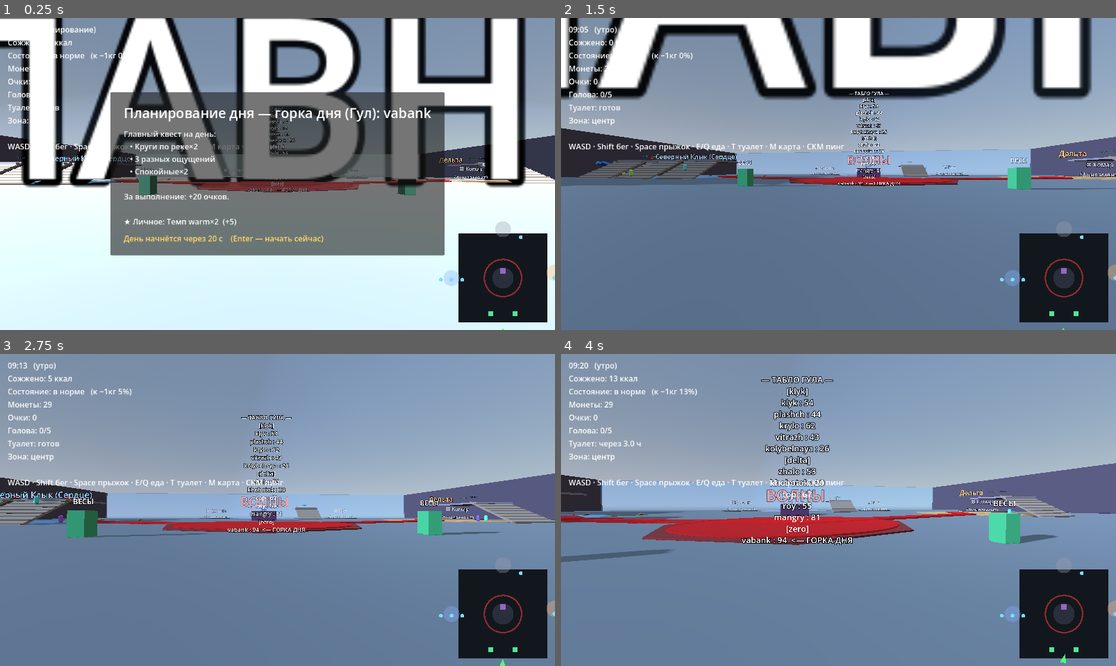
Above: before the commit, frames 1-4 (two rows, left to right).
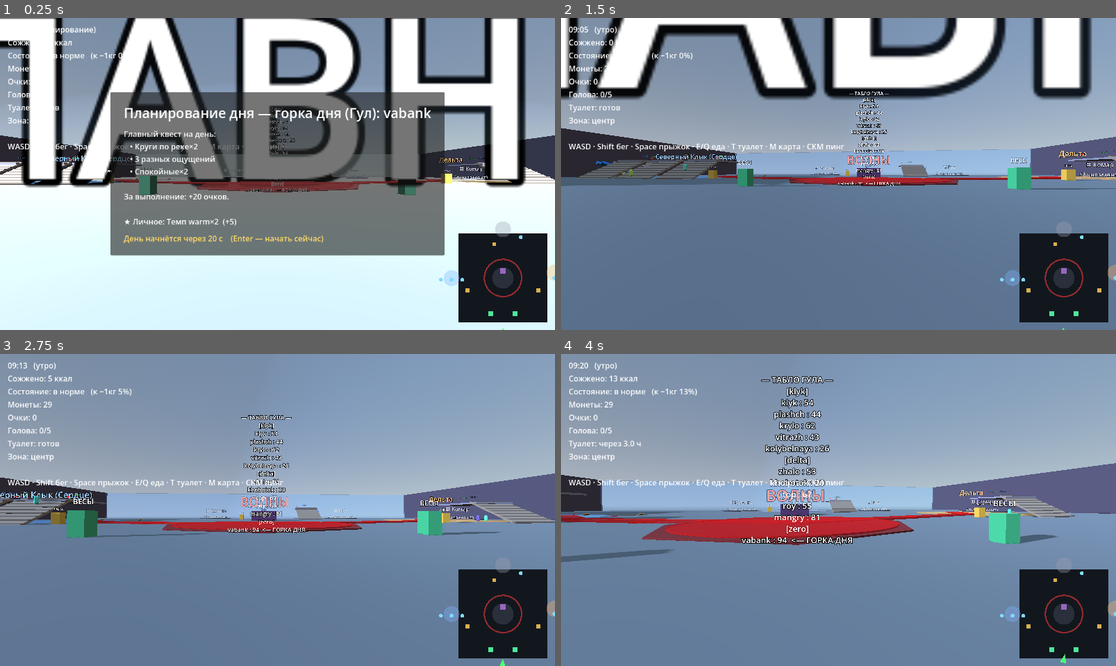
Above: after the commit, the same moments.

Repository: evangelipeep/Red-Wave
Game: Godot game, scene res://world/ParkGreybox.tscn
Two runs of this game, one before a commit and one after it. Both use one fixed random seed, a clock stepped at 60 frames per second and the inputs below. The project has no main scene, so this scene is started directly.
Inputs (mouse positions are in pixels of both pictures, inside the frame that each line leads up to):
- Up to frame 1 (0.25 s): no input
- Up to frame 2 (1.5 s): tap Enter (ui_accept) at 0.5 s; drag from (1066, 276) to (894, 105) at 0.52 s; move the mouse to (810, 174) at 1.27 s; hold W (move_forward) from 1.28 s (still down); tap E (eat_snack) at 1.35 s
- Up to frame 3 (2.75 s): keep holding W (move_forward); tap Space (jump) at 1.52 s; move the mouse to (288, 503) at 2.02 s; hold Middle mouse button (ping) from 2.03 s (still down)
- Up to frame 4 (4 s): keep holding W (move_forward); move the mouse to (832, 516) at 2.77 s; release Middle mouse button (ping) at 2.78 s; tap Shift (sprint) at 2.85 s; click (832, 516) at 2.92 s; tap Space (jump) at 3.02, 3.77 s; move the mouse to (877, 513) at 3.52 s; hold T (toilet) from 3.53 s (still down)

The runs differ from the first frame. In frame 1, 0.1% of the frame differs, in the area x 18-98%, y 48-88%; in frame 2, 0.2%; in frame 3, 0.2%, in the area x 9-98%, y 49-88%; in frame 4, 0.1%.

Commit message:
feat(shop): лавки сувениров — покупка за монеты, квест «сувенир из каждой лавки» реальный
- ShopPOI: киоск, покупка сувенира за монеты (по одному с лавки)
- RunState.souvenirs; QuestTracker: атом shop больше не авто-зачёт (3 лавки)
- 3 лавки у зон, метки на карте; фундамент «Магазин» заменён реальными лавками

Co-Authored-By: Claude Opus 4.8 <noreply@anthropic.com>

Diff:
--- a/autoload/RunState.gd
+++ b/autoload/RunState.gd
@@ -14,6 +14,7 @@
 var score: int = 0                   # очки за день
 var markers: Array[Vector3] = []     # приватные метки игрока (карта M)
 var pings: Array = []                # активные пинги [{pos, until}] для карты/миникарты
+var souvenirs: Dictionary = {}       # купленные сувениры по лавкам (shop_id → true)
 var offenses: int = 0                 # нарушений очереди (прыжки без очереди)
 var run_blocked: bool = false         # бег заблокирован охраной (наказание)
 var queue_jump_banned: bool = false   # после 2 нарушений — прыгать без очереди вообще нельзя
@@ -39,6 +40,7 @@
 	score = 0
 	markers.clear()
 	pings.clear()
+	souvenirs.clear()
 	personal_quest.clear()
 	offenses = 0
 	run_blocked = false
--- /dev/null
+++ b/systems/poi/ShopPOI.gd
@@ -0,0 +1,55 @@
+extends Area3D
+class_name ShopPOI
+## Лавка (POI). Подходишь → покупаешь сувенир за монеты (по одному с лавки).
+## Сувениры из 3 разных лавок закрывают квест «Сувенир из каждой лавки».
+
+@export var shop_id: String = "shop"
+const COST := 2
+
+var _cd: float = 0.0
+
+func _ready() -> void:
+	add_to_group("poi_shop")
+	var cs := CollisionShape3D.new()
+	var box := BoxShape3D.new()
+	box.size = Vector3(3, 3, 3)
+	cs.shape = box
+	add_child(cs)
+
+	var kiosk := MeshInstance3D.new()
+	var bm := BoxMesh.new()
+	bm.size = Vector3(1.6, 2.2, 1.2)
+	kiosk.mesh = bm
+	var mat := StandardMaterial3D.new()
+	mat.albedo_color = Color(0.85, 0.7, 0.3)
+	kiosk.material_override = mat
+	kiosk.position = Vector3(0, 1.1, 0)
+	add_child(kiosk)
+
+	var label := Label3D.new()
+	label.text = "ЛАВКА"
+	label.billboard = BaseMaterial3D.BILLBOARD_ENABLED
+	label.font_size = 44
+	label.pixel_size = 0.012
+	label.outline_size = 10
+	label.position = Vector3(0, 2.9, 0)
+	add_child(label)
+
+	body_entered.connect(_on_enter)
+
+func _process(delta: float) -> void:
+	if _cd > 0.0:
+		_cd -= delta
+
+func _on_enter(body: Node3D) -> void:
+	if not (body is PlayerController) or _cd > 0.0:
+		return
+	_cd = 3.0
+	if RunState.souvenirs.has(shop_id):
+		EventBus.toast.emit("Сувенир из этой лавки уже куплен")
+	elif RunState.coins < COST:
+		EventBus.toast.emit("Не хватает монет на сувенир (нужно %d)" % COST)
+	else:
+		RunState.coins -= COST
+		RunState.souvenirs[shop_id] = true
+		EventBus.toast.emit("Сувенир куплен! (%d/3)" % RunState.souvenirs.size())
--- a/systems/quest/QuestTracker.gd
+++ b/systems/quest/QuestTracker.gd
@@ -4,7 +4,7 @@
 ## завершении. Оценивает то, что уже есть (горки, вес, голова, еда, театры/шоу);
 ## атомы систем «в разработке» (лавки/гонки/очереди/круги) пока авто-зачёт.
 
-const AUTO_AXES := ["bard", "shop", "race", "skip", "laps"]
+const AUTO_AXES := ["bard", "race", "skip", "laps"]
 const EVE_19_FRAC := 10.0 / 12.0   # 19:00 при дне 09:00–21:00
 const SHOW_WINDOW := 20.0          # сек, сколько идёт шоу после старта
 
@@ -172,6 +172,8 @@
 			return Vector2i(_zone_ridden_count(z), Slides.in_zone(z).size())
 		"food":
 			return Vector2i(mini(_eaten_zones.size(), 3), 3)
+		"shop":
+			return Vector2i(mini(RunState.souvenirs.size(), 3), 3)
 		"shows":
 			return Vector2i(mini(_shows_attended, n), n)
 		_:
@@ -211,6 +213,8 @@
 			return _distinct_sensations() >= n
 		"food":
 			return _eaten_zones.size() >= 3
+		"shop":
+			return RunState.souvenirs.size() >= 3
 		"shows":
 			return _shows_attended >= n
 		"weightlow":
--- a/ui/MapView.gd
+++ b/ui/MapView.gd
@@ -90,6 +90,13 @@
 		if show_labels:
 			_label(font, tp + Vector2(0, 16), "Театр", Color(0.7, 0.5, 0.85))
 
+	# Лавки.
+	for sh in get_tree().get_nodes_in_group("poi_shop"):
+		var shp := world_to_map((sh as Node3D).global_position)
+		draw_rect(Rect2(shp - Vector2(4, 4), Vector2(8, 8)), Color(0.85, 0.7, 0.3))
+		if show_labels:
+			_label(font, shp + Vector2(0, 13), "Лавка", Color(0.85, 0.7, 0.3))
+
 	var players := get_tree().get_nodes_in_group("player")
 	if not players.is_empty():
 		var pl := players[0] as Node3D
--- a/world/ParkBuilder.gd
+++ b/world/ParkBuilder.gd
@@ -22,7 +22,13 @@
 	{"name": "Рулетка",  "pos": Vector3(-26, 0, -58), "r": 9.0},
 	{"name": "Рой",      "pos": Vector3(42, 0, -52),  "r": 9.0},
 	{"name": "Комар",    "pos": Vector3(80, 0, -22),  "r": 9.0},
-	{"name": "Магазин",  "pos": Vector3(-72, 0, 52),  "r": 7.0},
+]
+
+# Лавки сувениров — по одной у каждой зоны (сувенир из 3 → квест).
+const SHOPS := [
+	{"id": "shop_klyk",  "pos": Vector3(-40, 0, 14)},
+	{"id": "shop_delta", "pos": Vector3(40, 0, 14)},
+	{"id": "shop_zero",  "pos": Vector3(-10, 0, -38)},
 ]
 
 func _ready() -> void:
@@ -39,9 +45,17 @@
 		_build_label(z["name"], z["pos"] + Vector3(0, 7, 0), z["col"])
 	for f in FOUNDATIONS:
 		_build_foundation(f["name"], f["pos"], f["r"])
+	for s in SHOPS:
+		_build_shop(s["id"], s["pos"])
 	_build_weigh(Vector3(14, 0, 40))
 	_build_weigh(Vector3(-14, 0, 40))
 	_build_theater(Vector3(0, 0, -8))
+
+func _build_shop(shop_id: String, pos: Vector3) -> void:
+	var s := ShopPOI.new()
+	s.shop_id = shop_id
+	s.position = pos
+	add_child(s)
 
 func _mat(c: Color, transparent := false) -> StandardMaterial3D:
 	var m := StandardMaterial3D.new()
Not shown, added: systems/poi/ShopPOI.gd.uid
